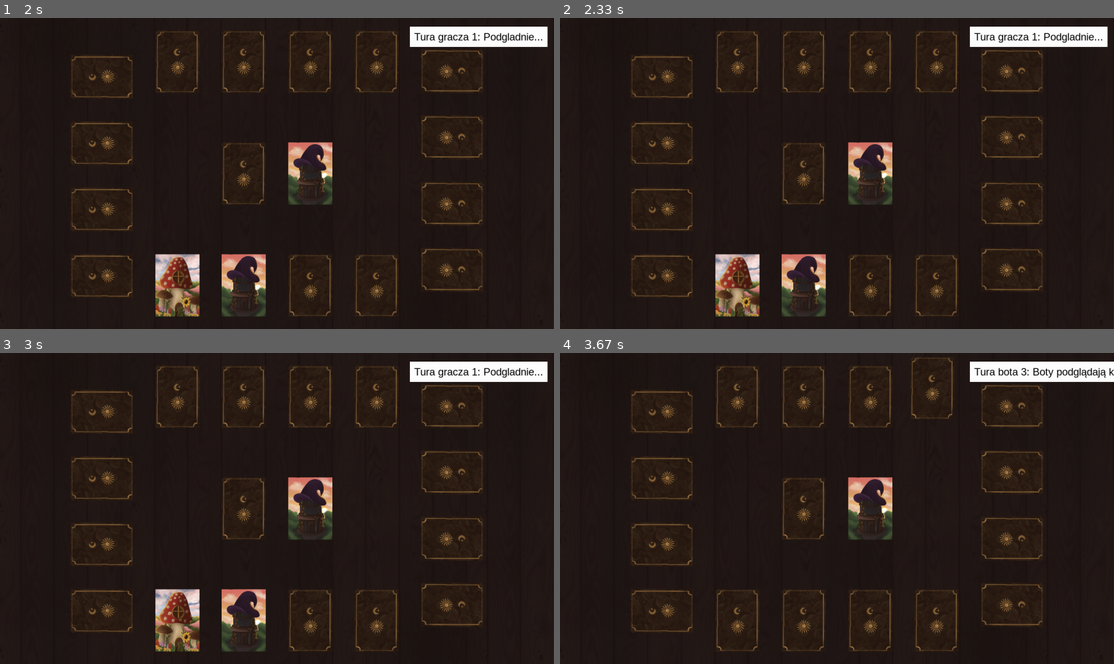
Above: before the commit, frames 1-4 (two rows, left to right).
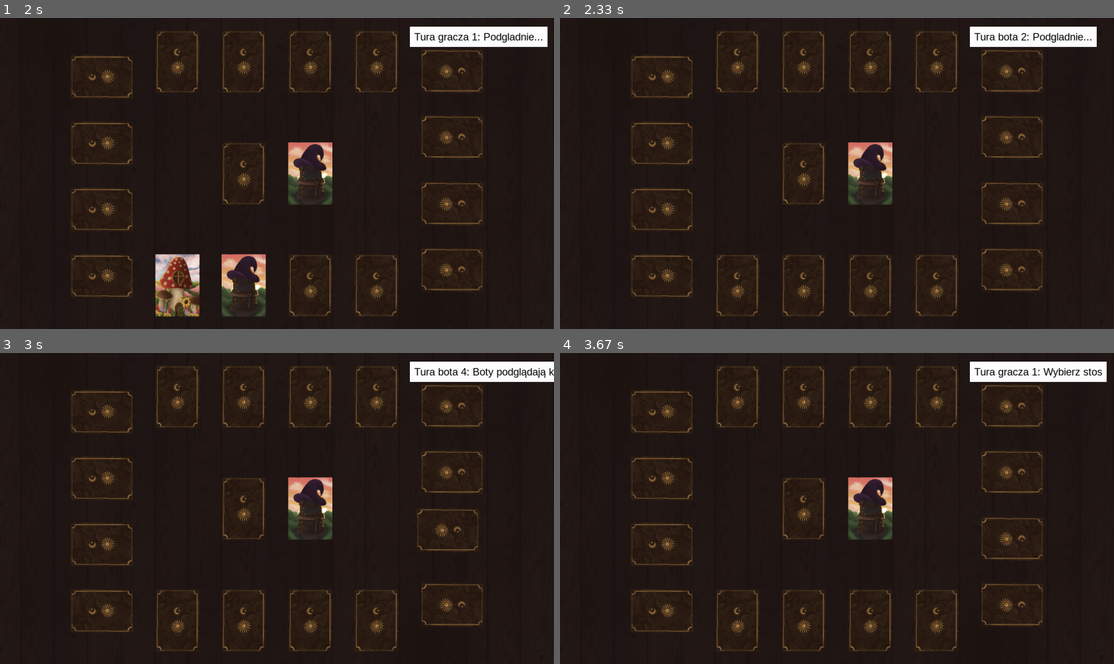
Above: after the commit, the same moments.

Repository: wojtekc135/szachy
Game: pygame game, started from src/example_variant.py
Two runs of this game, one before a commit and one after it. Both use one fixed random seed, a clock stepped at 60 frames per second and the inputs below.
Inputs (mouse positions are in pixels of both pictures, inside the frame that each line leads up to):
- Up to frame 1 (2 s): click (177, 285) at 0.38 s; click (243, 285) at 0.83 s
- Up to frame 2 (2.33 s): no input
- Up to frame 3 (3 s): no input
- Up to frame 4 (3.67 s): no input

Frame 1 is identical in both runs. In frame 2, 2.9% of the frame differs, in the area x 28-99%, y 2-97%; in frame 3, 3.2%, in the area x 28-100%, y 2-97%; in frame 4, 0.8%.

Commit message:
Fixed card movement and started special abilities
For Wiktoria, hopefully this one works

Diff:
--- a/src/card.py
+++ b/src/card.py
@@ -46,6 +46,10 @@
         hand_length = gap * self.card_size[0] * 3 + self.card_size[0]
         h13_centerx = (self.screen_width - hand_length) / 2
         h13_centery = ((self.screen_height - self.card_size[1]) * 0.1) / 2
+        if self.location_number == 5:
+            return h13_centerx, self.screen_height - h13_centery - 3 * self.card_size[0]
+        if self.location_number == 6:
+            return h13_centerx + 3 * (self.card_size[0] + gap_12), self.screen_height - h13_centery - 3 * self.card_size[0]
         if self.location == "hand1":
             return h13_centerx, self.screen_height - h13_centery - self.card_size[1]
         elif self.location == "hand2":
--- a/src/player.py
+++ b/src/player.py
@@ -1,3 +1,6 @@
+
+from input_handler import InputHandler
+
 class Player:
     def __init__(self, player_type, player_number):
         self.player_type = player_type
@@ -9,3 +12,92 @@
         card1.location, card2.location = card2.location, card1.location
         card1.location_number, card2.location_number = card2.location_number, card1.location_number
         return state, card1, card2
+
+    def use_ability(self, state, card, game_round, game_renderer):
+        temp_hand = "temp_hand"
+        stack_type = "face_down_pile"
+        stack_index_to_choose = -1  # 0 spód stacku, -1 góra
+
+        game_renderer.draw_state(game_round, state, " Wybierz pierwsza karte ze stosu zakrytego")
+        card1 = game_round.choose_card_from_stack(state, stack_type, stack_index_to_choose)
+        card1.location = temp_hand
+        card1.location_number = 5
+        card1.show_front = True
+        state[stack_type].pop()
+
+        game_renderer.draw_state(game_round, state, " Wybierz druga")
+        card2 = game_round.choose_card_from_stack(state, stack_type, stack_index_to_choose)
+        card2.location = temp_hand
+        card2.location_number = 5
+        card2.show_front = True
+        state[stack_type].pop()
+
+        game_renderer.draw_state(game_round, state, " Wybierz którą z nich chcesz zachować")
+        picked_card = InputHandler.choose_from(temp_hand)
+
+
+
+
+        #############
+        if card.ability == "take":
+            game_renderer.draw_state(game_round, state, "Ciągnij pierwsza karty ze stosu zakrytego")
+            card1 = InputHandler.choose_from(state["face_down_pile"])
+            card1.selected_info = "wybrano"
+
+            #przypisanie do reki tymczasowe
+            card1.location = cur_hand
+            card1.location_number = 5
+
+
+            game_renderer.draw_state(cur_player, state, "Ciągnij druga karty ze stosu zakrytego")
+            card2 = InputHandler.choose_from(state["face_down_pile"])
+            card2.selected_info = "wybrano"
+            card2.location = cur_hand
+            card2.location_number = 6
+            game_renderer.draw_state(cur_player, state, "Ciągnij druga karty ze stosu zakrytego")
+
+            pygame.time.wait(500)
+
+
+            #chooseCard
+            #B1 or B2 or B3
+
+        if card.ability == "look":
+            game_renderer.draw_state(cur_player, state, "Podejrzyj karte z jakiejkolwiek reki")
+            picked_card = InputHandler.choose_from(state["hand1"] + state["hand2"] + state["hand3"] + state["hand4"])
+            picked_card.selected_info = "wybrano"
+
+            if not picked_card.known_for_player:
+                picked_card.show_front = True
+                picked_card.known_for_player = True
+                picked_card.selected_info = "Niewidoczna"
+                game_renderer.draw_state(cur_player, state, "Patrz")
+
+                pygame.time.wait(1000)
+
+                picked_card.show_front = False
+                picked_card.known_for_player = False
+                game_renderer.draw_state(cur_player, state, "Koniec patrzenia")
+
+
+
+        if card.ability == "swap":
+            # wybranie karty z dowolnej reki
+            game_renderer.draw_state(cur_player, state, "Wybierz pierwsza karte do wymiany")
+            card1 = InputHandler.choose_from(state["hand1"] + state["hand2"] + state["hand3"] + state["hand4"])
+            card1.selected_info = "wybrano"
+
+            game_renderer.draw_state(cur_player, state, " Wybierz druga karte do wymiany")
+            card2 = InputHandler.choose_from(state["hand1"] + state["hand2"] + state["hand3"] + state["hand4"])
+            card2.selected_info = "wybrano"
+
+            state, card1, card2 = cur_player.swap_card(state, card1,
+                                                       card2)
+
+            card2.selected_info = False
+            if cur_player.isHuman == "human":
+                card1.selected_info = "niewidoczna"
+            else:
+                card1.selected_info = False
+            game_renderer.draw_state(cur_player, state, "Zamienianie miejscami")
+            pygame.time.wait(500)
--- a/src/round.py
+++ b/src/round.py
@@ -115,7 +115,7 @@
             game_renderer.draw_state(game_round, state, "Podgladnie...")
 
         if game_round.player_type == "human":
-            pygame.time.wait(2000)
+            pygame.time.wait(1000)
             for card in picked_set:
                 card.show_front = False
 
@@ -125,12 +125,13 @@
         # lub ustawiać tą informacje na karte na samej górze stacku (tak ja robiłem) i potem ją zdejmować, ponieważ draw_state wyswietla tylko ostanią karte z stacka
         # albo nic xd
 
-        # wybranie karty z dowolnego stosu i zamienienie dołu  stosu  z wybraną kartą z reki
+
         game_renderer.draw_state(game_round, state, "Wybierz stos")
         stack_type = game_round.choose_stack_type(state)
-        stack_index_to_choose = -1  # 0 spód karty, -1 góra
+        stack_index_to_choose = -1  # 0 spód stacku, -1 góra
         card_from_stack = game_round.choose_card_from_stack(state, stack_type, stack_index_to_choose)
         game_renderer.draw_state(game_round, state, " Wybierz karte z ręki")
+        pygame.time.wait(100)
         card_from_hand = game_round.choose_card_from_hand(state, "hand1")
         card_from_hand.selected_info = "wybrano"
 
@@ -139,13 +140,14 @@
         state, new_card_from_hand, new_card_from_stack = game_round.swap_card(state, card_from_stack, card_from_hand)
         new_card_from_hand.selected_info = False
         state[new_card_from_stack.location].pop()
-        print(new_card_from_stack.location)
+        #print(new_card_from_stack.location)
 
         # aktualizacja kard, żeby np niewkładały się obrocone czy coś, moze trzeba cos dodac jeszcze
         if new_card_from_stack.location == "face_down_pile":
             new_card_from_stack.show_front = False
         elif new_card_from_stack == "face_up_pile":
             new_card_from_stack.show_front = True
+
         if game_round.player_type == "human":
             new_card_from_hand.selected_info = "niewidoczna"
             if stack_type == "face_down_pile":
